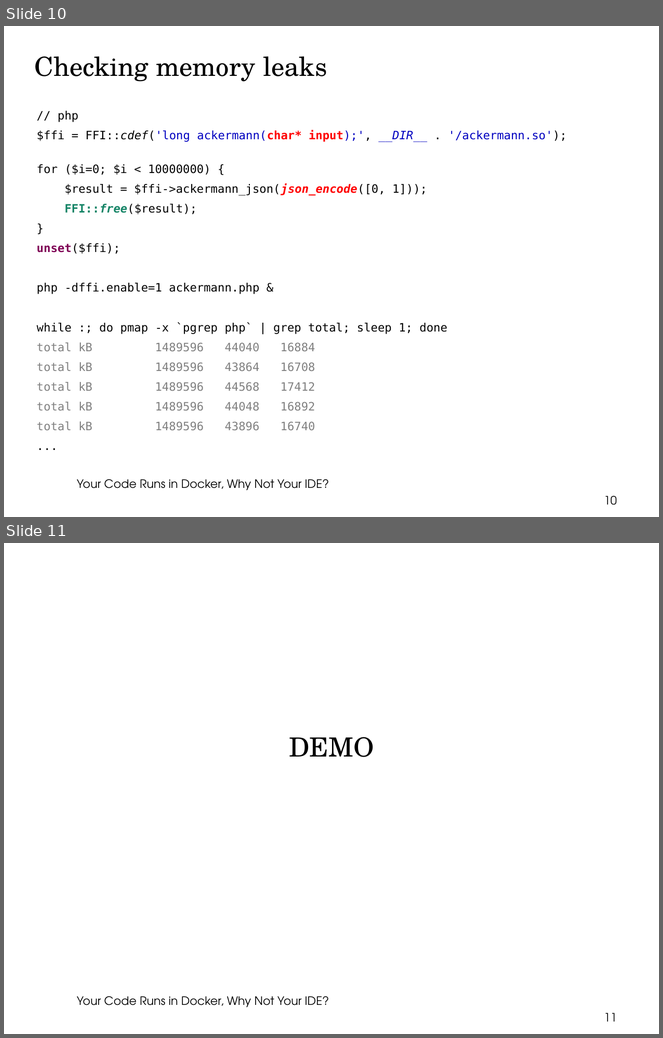
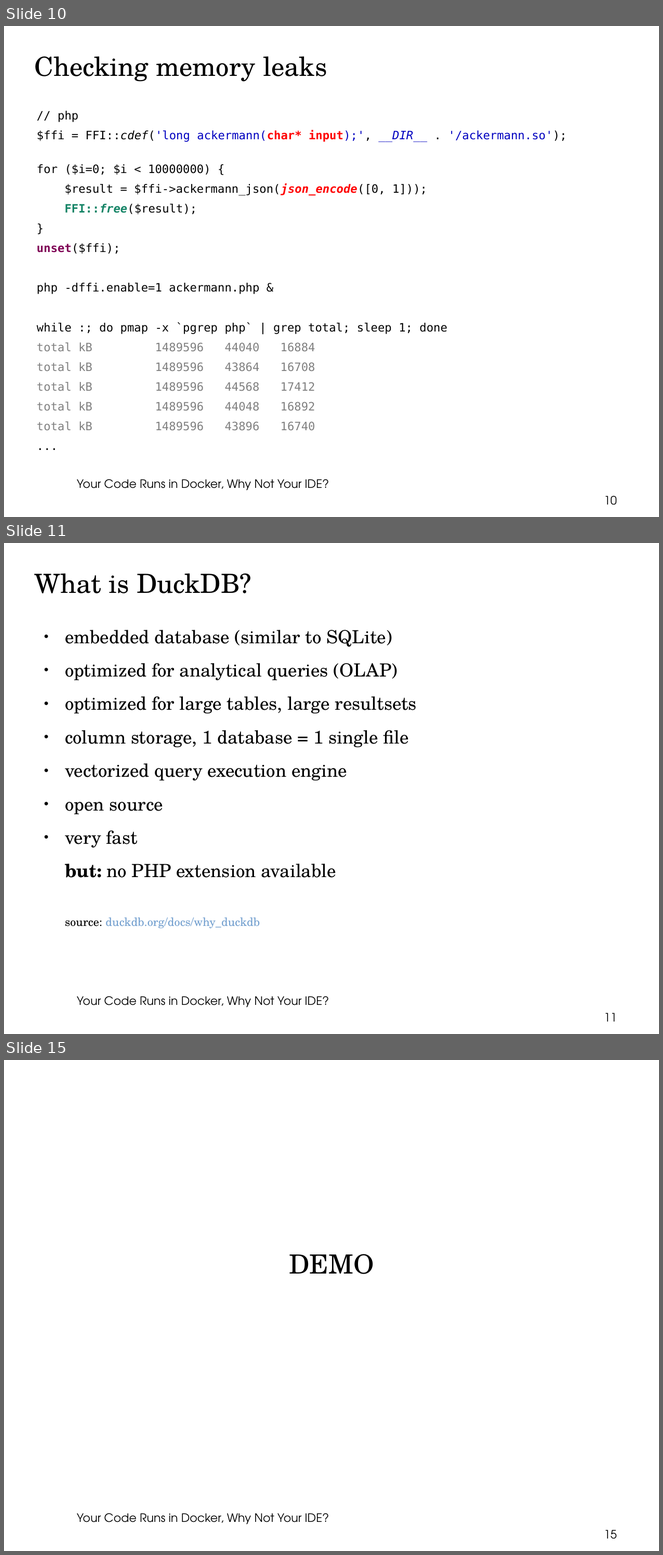
Before and after one commit to thbley/php-go-integration, a slide deck: getting_started_with_php_ffi.odp. Shown one above the other, each under a label of ours: slides 10 and 11 before the commit, slides 10, 11 and 15 after it; the slides between them are not shown. The pictures are 663x1038 and 663x1555 pixels, drawn with LibreOffice and Linux fonts; fonts in the diff are those of the drawing; background and template pictures are left out. Boxes give left, top, right and bottom in pixels: in the first picture for what was removed or moved away, otherwise in the second. Text is boxed around its words. In the diff, an @@ line names an element or a change of style, - is before the commit and + after.

```diff
--- a/getting_started_with_php_ffi.odp
+++ b/getting_started_with_php_ffi.odp
@@ slide 11 added at box(4, 543, 659, 1034), background picture (left out); not listed: 1 template element that a slide beside it also shows @@
@@ title added at box(34, 573, 252, 593), 32 pt, text #000000 @@
+What is DuckDB?
@@ text added at box(65, 630, 417, 929), 22 pt, text #000000 @@
+● embedded database (similar to SQLite)
+● optimized for analytical queries (OLAP)
+● optimized for large tables, large resultsets
+● column storage, 1 database = 1 single file
+● vectorized query execution engine
+● open source
+● very fast
+but: no PHP extension available
+source: duckdb.org/docs/why_duckdb
@@ page number added at box(604, 1013, 617, 1022), 14 pt, text #000000 @@
+11
@@ what was slide 11 is now slide 15 @@
@@ page number at box(604, 1530, 617, 1539): text changed @@
-11
+15
```
Also in this commit, not shown: 3 slides changed, 3 other slides added, 1 other file.
